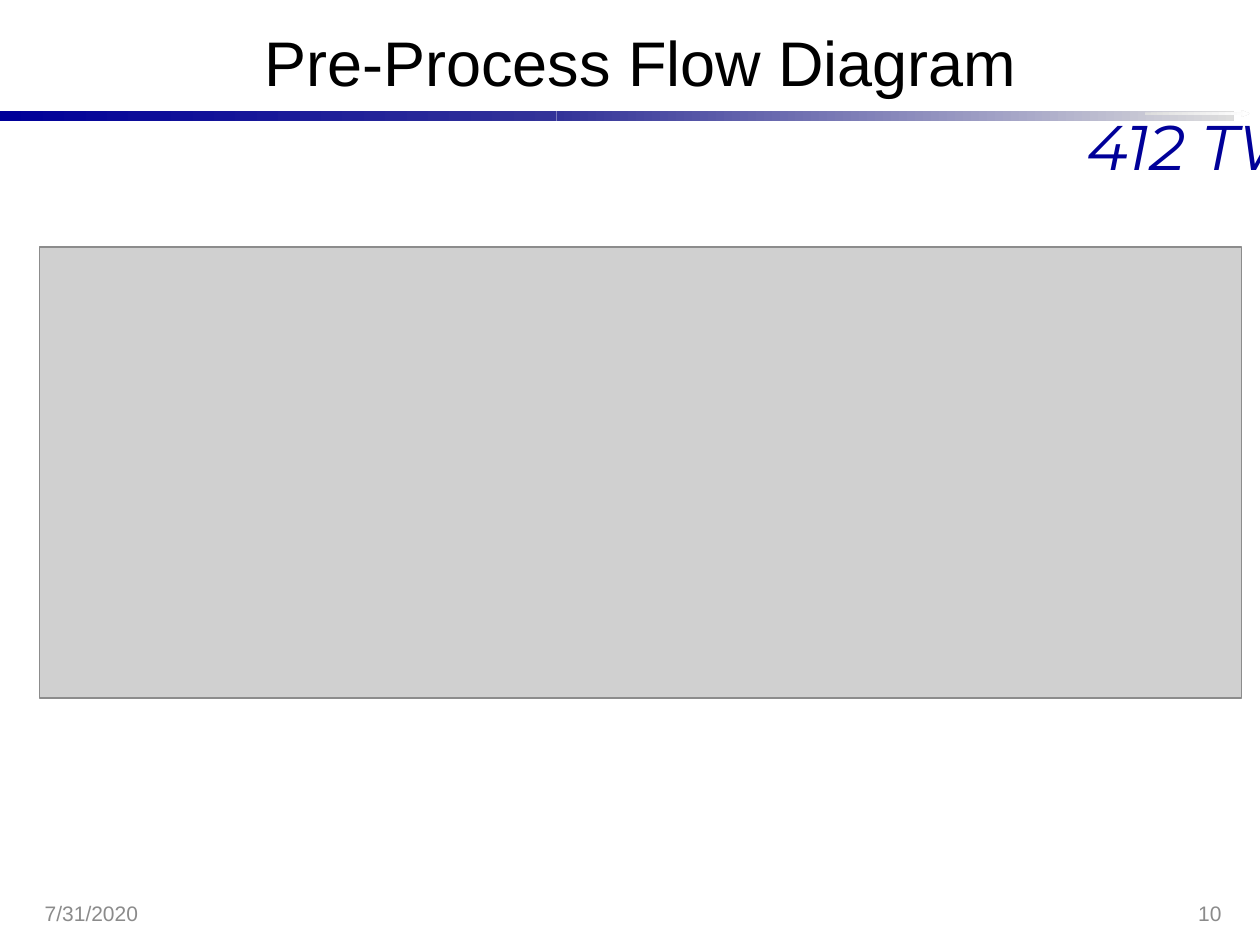
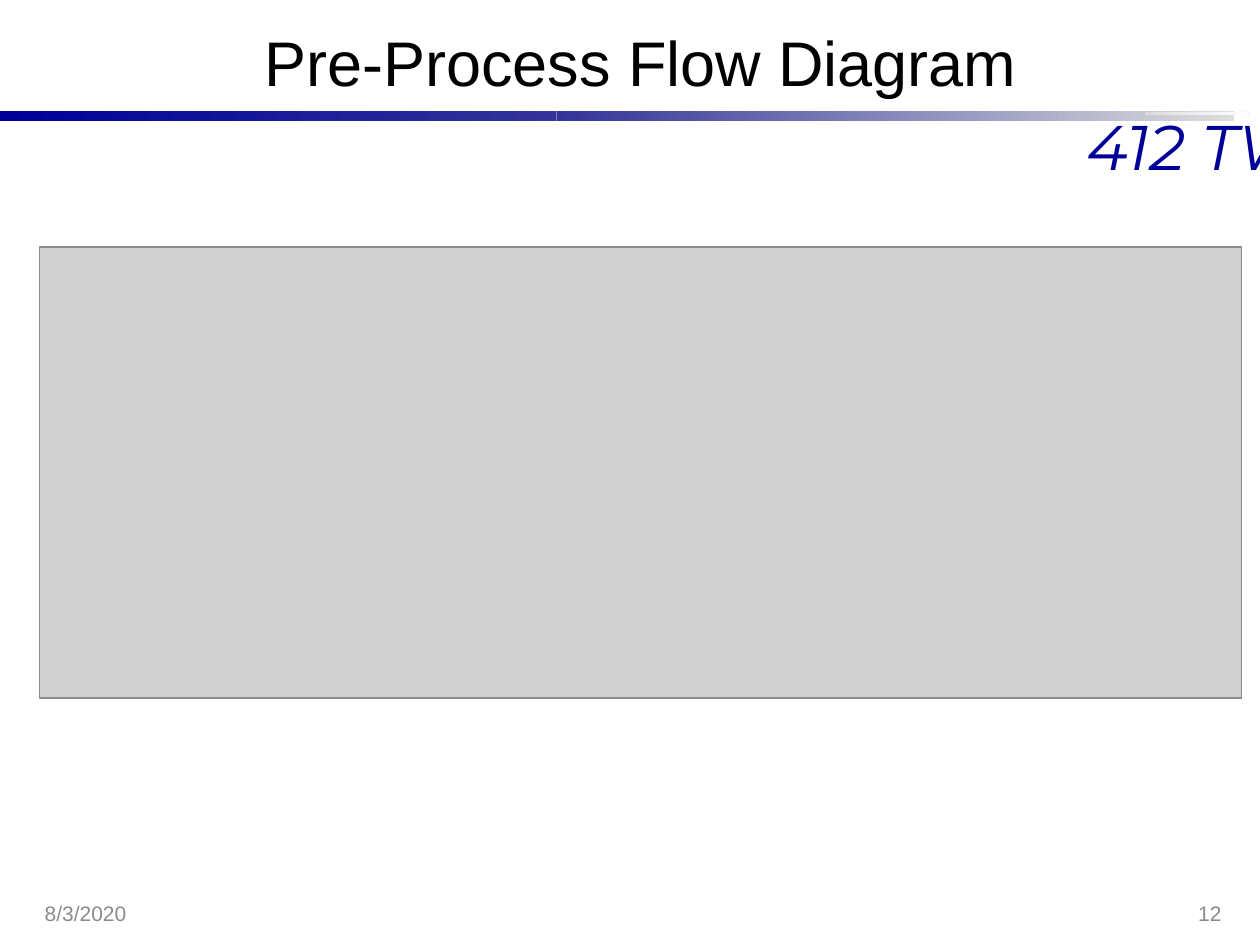
Before and after one commit to Hannsel101/PCIP_Intern_Proj_1, a slide deck: slide 12 of BestXYZ_Presentation.pptx (slide 10 before the commit). Drawn at 1260x945 pixels with LibreOffice and Linux fonts; fonts in the diff are those of the drawing; grey boxes stand for pictures; background and template pictures are left out. Boxes give left, top, right and bottom in pixels: in the first picture for what was removed or moved away, otherwise in the second. Text is boxed around its words. In the diff, an @@ line names an element or a change of style, - is before the commit and + after.

Commit message:
added diagrams

```diff
--- a/BestXYZ_Presentation.pptx
+++ b/BestXYZ_Presentation.pptx
@@ text at bbox=[45, 906, 127, 921]: text changed @@
-7/31/2020
+8/3/2020
@@ page number at bbox=[1198, 906, 1221, 921]: text changed @@
-10
+12
```
Also in this commit, not shown: 12 other slides changed, 4 slides added, 6 other files.
